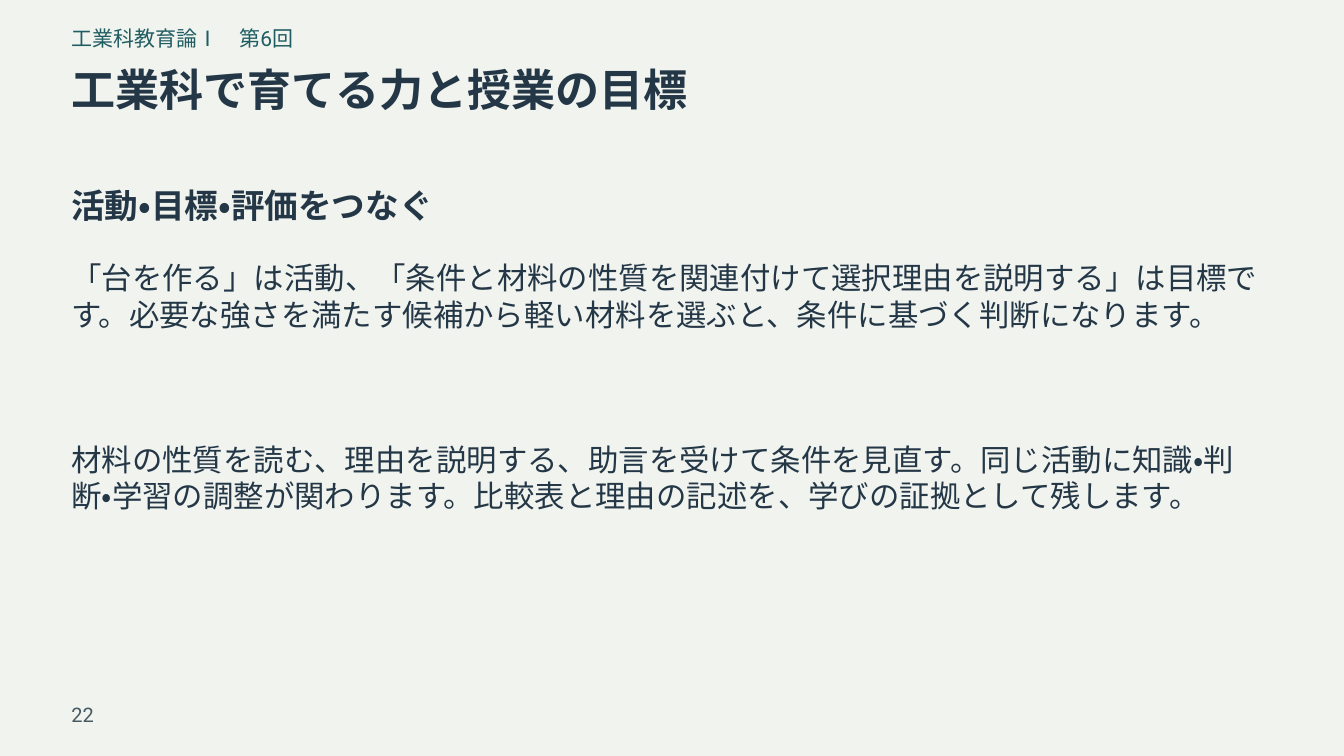
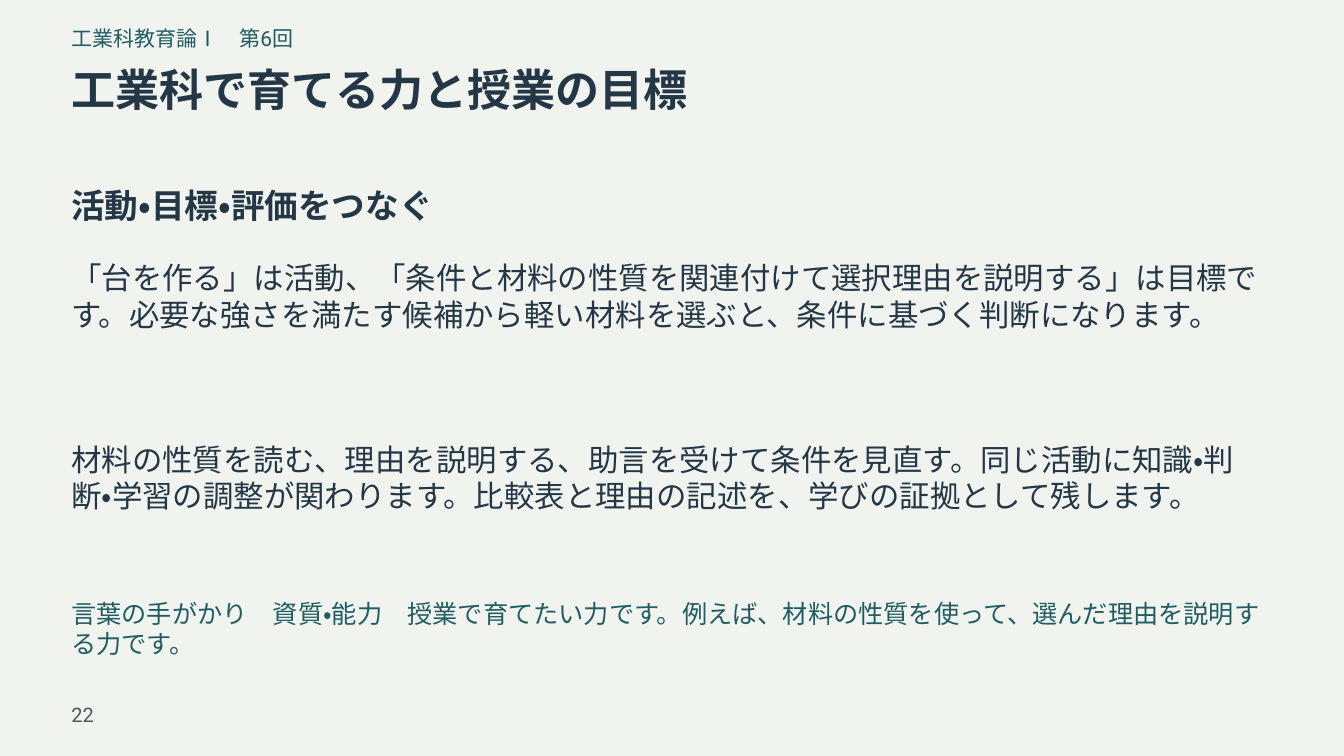
Before and after one commit to zooc-14calbp/industrial-education-i, a slide deck: slide 22 of reorganized/20261105/expanded/slides.pptx. Drawn at 1344x756 pixels with LibreOffice and Linux fonts; fonts in the diff are those of the drawing. Boxes give left, top, right and bottom in pixels: in the first picture for what was removed or moved away, otherwise in the second. Text is boxed around its words. In the diff, an @@ line names an element or a change of style, - is before the commit and + after.

```diff
--- a/reorganized/20261105/expanded/slides.pptx
+++ b/reorganized/20261105/expanded/slides.pptx
@@ text added at (71,601,1259,625), 18 pt, text #205D62 @@
+言葉の手がかり 資質・能力 授業で育てたい力です。例えば、材料の性質を使って、選んだ理由を説明する力です。
```
Also in this commit, not shown: 15 other slides changed, 37 other files.
